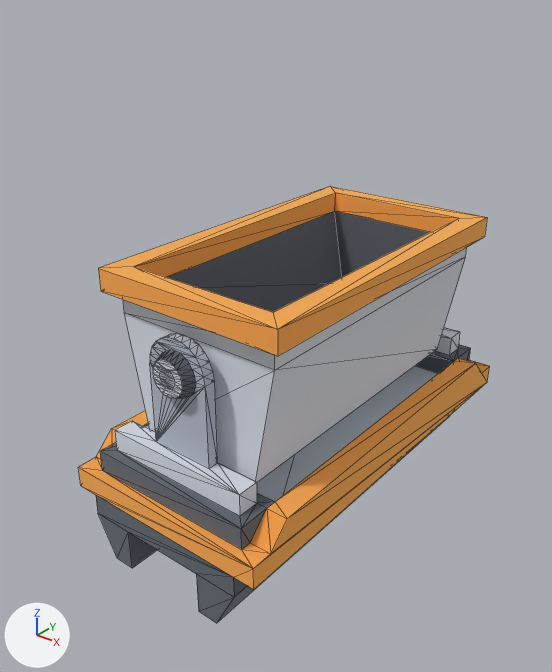
What one commit did to the glTF model public/models/mars/monorail_trainCargo.glb.
Camera for both pictures: a camera (50 mm lens) standing at (2.95, -2.81, 1.19) and looking at (1.33, -0.78, -0.07). Every picture has the same lights, and +X, +Y and +Z are marked at lower left. The picture after the commit comes second. Mesh edges are drawn as thin lines. Where no turn or scale is listed for an object, it has been applied to the vertices. Vertices at exactly the same position are counted once.

Objects in the first picture: 'load', 'monorail_trainCargo'.
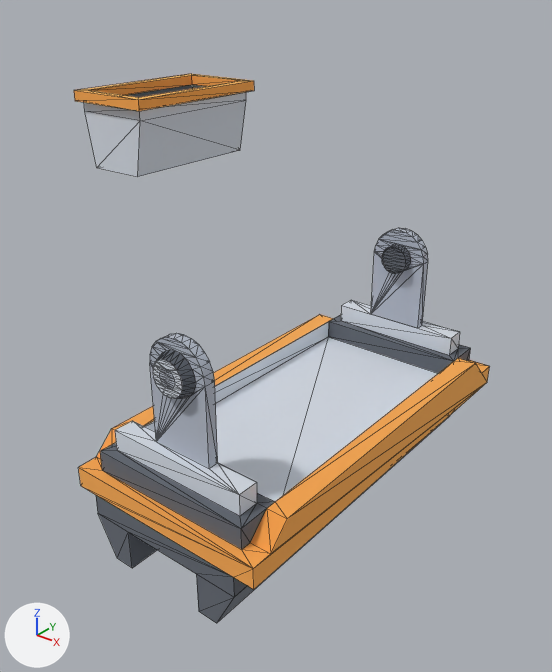
The newer file is also turned or shifted as a whole; pictures and numbers use the older file's frame.

Where the change shows, as pixel boxes [x1, y1, x2, y2] in the pictures (552 x 672 px):
'load', moved
    before: [98, 186, 487, 482]
    after: [74, 74, 254, 177]

The change, as a diff of the scene's bpy script:
```diff
--- a/public/models/mars/monorail_trainCargo.glb.py
+++ b/public/models/mars/monorail_trainCargo.glb.py
@@ me_mesh_load @@
 # used by ob_load; location = (2.0, -1.5, 0.27)
-me_mesh_load.from_pydata(...)  # 32 vertices, 68 faces; spans x -0.23..0.23, y -0.405..0.405, z 0.0..0.37
+me_mesh_load.from_pydata(...)  # 32 vertices, 68 faces; spans x -2.23..-1.77, y 1.095..1.905, z 0.0..0.37
+# me_mesh_load part 1: the whole mesh is moved by (-2.0, 1.5, 0.0)
 me_mesh_load.materials.append(mat_metal)
@@ ob_tmpparent @@
-ob_tmpparent = bpy.data.objects.new('tmpParent', None)
-ob_tmpparent.location = (0.0, 0.0, 0.0)
```
